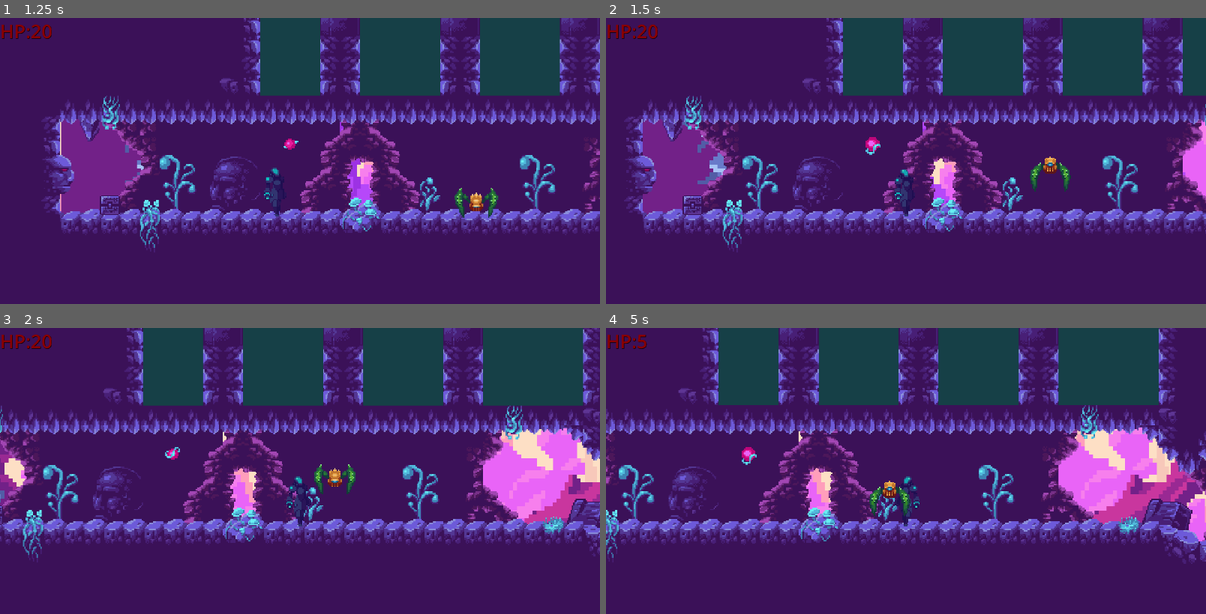
Above: before the commit, frames 1-4 (two rows, left to right).
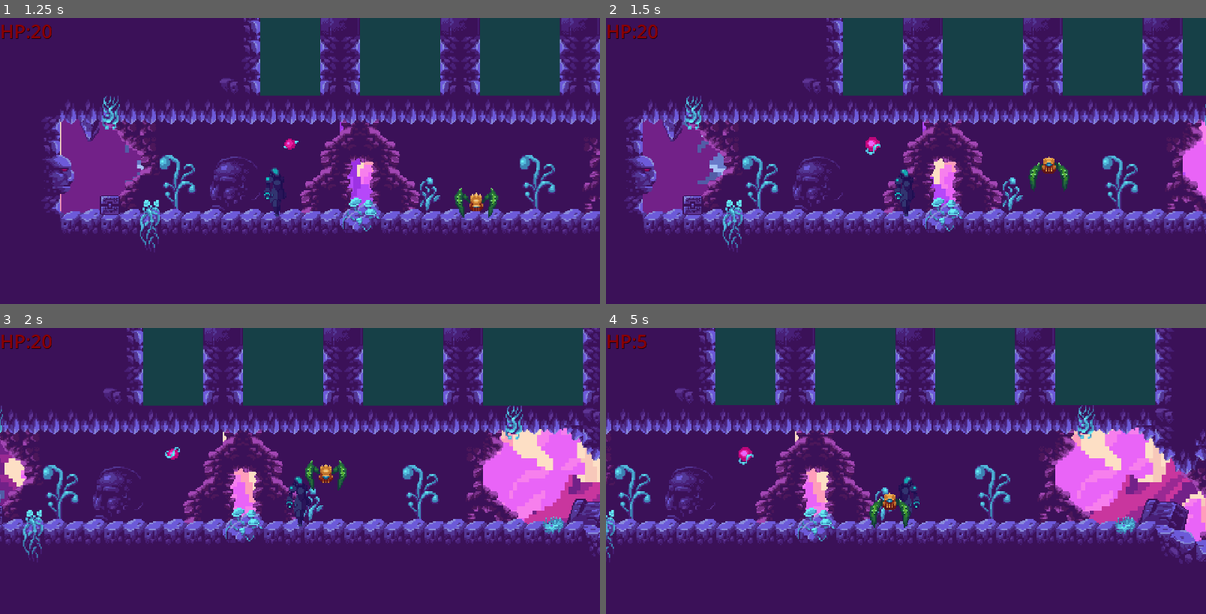
Above: after the commit, the same moments.

Repository: Phlegmlee/Astroshift
Game: Godot game, scene res://Levels/Level_1_Normal.tscn
Two runs of this game, one before a commit and one after it. Both use one fixed random seed, a clock stepped at 60 frames per second and the inputs below. Sound files missing from this copy of the repository are replaced by a short silence.
Inputs (mouse positions are in pixels of both pictures, inside the frame that each line leads up to):
- Up to frame 1 (1.25 s): move the mouse to (432, 169) at 0.52 s; hold Right (player_right) from 0.53 s (still down); click (432, 169) at 0.6 s; tap W (player_jump) at 0.77 s
- Up to frame 2 (1.5 s): keep holding Right (player_right); move the mouse to (786, 203) at 1.27 s; click (786, 203) at 1.35 s
- Up to frame 3 (2 s): keep holding Right (player_right); tap W (player_jump) at 1.52 s
- Up to frame 4 (5 s): move the mouse to (966, 422) at 2.02 s; release Right (player_right) at 2.03 s; hold Left (player_left) 2.03-2.78 s; click (966, 422) at 2.1 s; move the mouse to (876, 562) at 2.77 s; hold Right (player_right) 2.78-4.28 s; click (876, 562) at 2.85 s; tap W (player_jump) at 3.02, 3.77, 4.52 s; move the mouse to (1086, 548) at 3.52 s; click (1086, 548) at 3.6 s; move the mouse to (726, 445) at 4.27 s; hold Left (player_left) from 4.28 s (still down); click (726, 445) at 4.35 s

Frame 1 is identical in both runs. In frame 2, 0.3% of the frame differs, in the area x 70-78%, y 48-61%; in frame 3, 0.6%; in frame 4, 20%, in the area x 0-100%, y 0-83%.
Error before the commit: Invalid assignment of property or key 'active' with value of type 'bool' on a base object of type 'null instance'. (res://Player/Player_Script.gd:20)

Commit message:
Sound Update 10
Final sound update, just using nodes for all the sound.

Diff:
--- /dev/null
+++ b/Audio/BUSES.tres
@@ -0,0 +1,68 @@
+[gd_resource type="AudioBusLayout" load_steps=6 format=3 uid="uid://ck0mqwdekupca"]
+
+[sub_resource type="AudioEffectPhaser" id="AudioEffectPhaser_0jn15"]
+resource_name = "Phaser"
+depth = 0.1
+
+[sub_resource type="AudioEffectPitchShift" id="AudioEffectPitchShift_bdls4"]
+resource_name = "PitchShift"
+pitch_scale = 0.5
+
+[sub_resource type="AudioEffectPitchShift" id="AudioEffectPitchShift_ss6fo"]
+resource_name = "PitchShift"
+pitch_scale = 5.0
+
+[sub_resource type="AudioEffectDistortion" id="AudioEffectDistortion_liqre"]
+resource_name = "Distortion"
+drive = 0.3
+
+[sub_resource type="AudioEffectReverb" id="AudioEffectReverb_22rtd"]
+resource_name = "Reverb"
+room_size = 0.1
+damping = 0.1
+spread = 0.2
+dry = 0.0
+wet = 0.8
+
+[resource]
+bus/0/volume_db = -0.328256
+bus/1/name = &"Robot"
+bus/1/solo = false
+bus/1/mute = false
+bus/1/bypass_fx = false
+bus/1/volume_db = -2.01475
+bus/1/send = &"Master"
+bus/1/effect/0/effect = SubResource("AudioEffectPhaser_0jn15")
+bus/1/effect/0/enabled = true
+bus/1/effect/1/effect = SubResource("AudioEffectPitchShift_bdls4")
+bus/1/effect/1/enabled = true
+bus/1/effect/2/effect = SubResource("AudioEffectPitchShift_ss6fo")
+bus/1/effect/2/enabled = true
+bus/1/effect/3/effect = SubResource("AudioEffectDistortion_liqre")
+bus/1/effect/3/enabled = true
+bus/1/effect/4/effect = SubResource("AudioEffectReverb_22rtd")
+bus/1/effect/4/enabled = true
+bus/2/name = &"Mobs"
+bus/2/solo = false
+bus/2/mute = false
+bus/2/bypass_fx = false
+bus/2/volume_db = -2.01475
+bus/2/send = &"Master"
+bus/3/name = &"Music"
+bus/3/solo = false
+bus/3/mute = false
+bus/3/bypass_fx = false
+bus/3/volume_db = -4.77114
+bus/3/send = &"Master"
+bus/4/name = &"Combat"
+bus/4/solo = false
+bus/4/mute = false
+bus/4/bypass_fx = false
+bus/4/volume_db = -2.41249
+bus/4/send = &"Master"
+bus/5/name = &"Objects"
+bus/5/solo = false
+bus/5/mute = false
+bus/5/bypass_fx = false
+bus/5/volume_db = -9.84691
+bus/5/send = &"Master"
--- a/Autoloads/MusicController.tscn
+++ b/Autoloads/MusicController.tscn
@@ -7,5 +7,6 @@
 
 [node name="Music" type="AudioStreamPlayer" parent="."]
 volume_db = -5.0
+bus = &"Music"
 
 [connection signal="finished" from="Music" to="." method="_on_music_finished"]
--- a/Enemies/crab.gd
+++ b/Enemies/crab.gd
@@ -1,8 +1,8 @@
 extends CharacterBody2D
 
 # Unique Mob Attributes
-var mobHealth = 2
-var SPEED = 75
+var mobHealth = 3
+var SPEED = 60
 var mobDamage = 3
 
 # SFX array variables
@@ -35,7 +35,7 @@
 
 func _on_player_detection_body_entered(body):
 	if body.name == "Player":
-		$SFX.play()
+		$talk.play()
 		chase = true
 
 func _on_player_detection_body_exited(body):
@@ -48,10 +48,13 @@
 
 func _on_attack_hitbox_body_entered(body):
 	if body.name == "Player":
+		$attack.play()
 		body.playerHealth -= mobDamage
 
 func mobHurt():
 	mobHealth -= Global.bulletDmg
+	$hurt.play()
+	print("Mob Hurt, Health = ", mobHealth)
 	if mobHealth <= 0:
 		death()
 
@@ -59,5 +62,7 @@
 	print("mob death")
 	chase = false
 	get_node("AnimatedSprite2D").play("Death")
+	$talk.play()
+	$die.play()
 	await get_node("AnimatedSprite2D").animation_finished
 	self.queue_free()
--- a/Enemies/crab.tscn
+++ b/Enemies/crab.tscn
@@ -15,6 +15,7 @@
 [ext_resource type="Texture2D" uid="uid://bmaoy2i6qyfpk" path="res://Assets/Sprite Sheets/enemies/crab-walk/crab-walk-3.png" id="13_pk8i5"]
 [ext_resource type="Texture2D" uid="uid://ck8qqxt8qe24r" path="res://Assets/Sprite Sheets/enemies/crab-walk/crab-walk-4.png" id="14_mjqrr"]
 [ext_resource type="AudioStream" uid="uid://d20itt7nor6p5" path="res://Assets/Audio/Effects/Enemies/Enemy.wav" id="15_bhguu"]
+[ext_resource type="AudioStream" uid="uid://lgruhykpjt1k" path="res://Assets/Audio/Effects/Combat/LIQImpt_Goo Splatter_09.wav" id="16_isy2h"]
 
 [sub_resource type="CapsuleShape2D" id="CapsuleShape2D_76lk6"]
 radius = 8.0
@@ -120,12 +121,30 @@
 autoplay = "Idle"
 metadata/_edit_lock_ = true
 
-[node name="SFX" type="AudioStreamPlayer2D" parent="."]
+[node name="talk" type="AudioStreamPlayer2D" parent="."]
 stream = ExtResource("15_bhguu")
-volume_db = -5.0
 pitch_scale = 0.3
-max_distance = 250.0
+max_distance = 600.0
 attenuation = 2.0
+bus = &"Mobs"
+
+[node name="attack" type="AudioStreamPlayer2D" parent="."]
+stream = ExtResource("15_bhguu")
+pitch_scale = 1.5
+max_distance = 100.0
+bus = &"Mobs"
+
+[node name="die" type="AudioStreamPlayer2D" parent="."]
+stream = ExtResource("16_isy2h")
+pitch_scale = 0.5
+attenuation = 2.0
+bus = &"Mobs"
+
+[node name="hurt" type="AudioStreamPlayer2D" parent="."]
+stream = ExtResource("15_bhguu")
+pitch_scale = 3.0
+attenuation = 2.0
+bus = &"Mobs"
 
 [connection signal="body_entered" from="PlayerDetection" to="." method="_on_player_detection_body_entered"]
 [connection signal="body_exited" from="PlayerDetection" to="." method="_on_player_detection_body_exited"]
--- a/Enemies/jumper.gd
+++ b/Enemies/jumper.gd
@@ -1,7 +1,7 @@
 extends CharacterBody2D
 
 var mobHealth = 2
-const SPEED = 70
+const SPEED = 80
 const JUMP_VELOCITY = -200
 const mobDamage = 5
 var gravity = 300
@@ -34,10 +34,12 @@
 
 func _on_attack_hitbox_body_entered(body):
 	if body.name == "Player":
+		$talk.play()
 		body.playerHealth -= mobDamage
 
 func mobHurt():
 	mobHealth -= Global.bulletDmg
+	$hurt.play()
 	if mobHealth <= 0:
 		death()
 
@@ -45,6 +47,7 @@
 	print("mob death")
 	chase = false
 	get_node("AnimatedSprite2D").play("Death")
+	$die.play()
 	await get_node("AnimatedSprite2D").animation_finished
 	self.queue_free()
 
@@ -57,7 +60,7 @@
 		print("JUMP")
 		velocity.y = JUMP_VELOCITY
 		get_node("AnimatedSprite2D").play("Move")
-		$SFX.play()
+		$attack.play()
 	elif chase == true and velocity.y <= 0:
 		velocity.x = direction.x * SPEED
 	else:
--- a/Enemies/jumper.tscn
+++ b/Enemies/jumper.tscn
@@ -12,6 +12,7 @@
 [ext_resource type="Texture2D" uid="uid://lii3bf4pkyf3" path="res://Assets/Sprite Sheets/enemies/jumper-idle/jumper-idle-4.png" id="10_7phy3"]
 [ext_resource type="Texture2D" uid="uid://c57yfetv4vjer" path="res://Assets/Sprite Sheets/enemies/jumper-jump/jumper-jump.png" id="11_ar8bq"]
 [ext_resource type="AudioStream" uid="uid://d20itt7nor6p5" path="res://Assets/Audio/Effects/Enemies/Enemy.wav" id="12_l5n7a"]
+[ext_resource type="AudioStream" uid="uid://lgruhykpjt1k" path="res://Assets/Audio/Effects/Combat/LIQImpt_Goo Splatter_09.wav" id="13_s0oem"]
 
 [sub_resource type="CapsuleShape2D" id="CapsuleShape2D_76lk6"]
 radius = 6.0
@@ -113,11 +114,28 @@
 wait_time = 2.0
 autostart = true
 
-[node name="SFX" type="AudioStreamPlayer2D" parent="."]
+[node name="talk" type="AudioStreamPlayer2D" parent="."]
 stream = ExtResource("12_l5n7a")
-volume_db = -5.0
-max_distance = 250.0
+max_distance = 300.0
+bus = &"Mobs"
+
+[node name="attack" type="AudioStreamPlayer2D" parent="."]
+stream = ExtResource("12_l5n7a")
+pitch_scale = 0.8
+max_distance = 300.0
 attenuation = 2.0
+bus = &"Mobs"
+
+[node name="die" type="AudioStreamPlayer2D" parent="."]
+stream = ExtResource("13_s0oem")
+pitch_scale = 0.5
+bus = &"Mobs"
+
+[node name="hurt" type="AudioStreamPlayer2D" parent="."]
+stream = ExtResource("12_l5n7a")
+pitch_scale = 3.0
+attenuation = 2.0
+bus = &"Mobs"
 
 [connection signal="body_entered" from="PlayerDetection" to="." method="_on_player_detection_body_entered"]
 [connection signal="body_exited" from="PlayerDetection" to="." method="_on_player_detection_body_exited"]
--- a/Enemies/squid.gd
+++ b/Enemies/squid.gd
@@ -30,6 +30,7 @@
 
 func _on_player_detection_body_entered(body):
 	if body.name == "Player":
+		$talk.play()
 		chase = true
 
 func _on_player_detection_body_exited(body):
@@ -42,10 +43,12 @@
 
 func _on_attack_hitbox_body_entered(body):
 	if body.name == "Player":
+		$attack.play()
 		body.playerHealth -= mobDamage
 
 func mobHurt():
 	mobHealth -= Global.bulletDmg
+	$hurt.play()
 	if mobHealth <= 0:
 		death()
 
@@ -53,5 +56,6 @@
 	print("mob death")
 	chase = false
 	get_node("AnimatedSprite2D").play("Death")
+	$die.play()
 	await get_node("AnimatedSprite2D").animation_finished
 	self.queue_free()
--- a/Enemies/squid.tscn
+++ b/Enemies/squid.tscn
@@ -10,6 +10,8 @@
 [ext_resource type="Texture2D" uid="uid://b71jbgti84ip3" path="res://Assets/Sprite Sheets/enemies/octopus/octopus-2.png" id="8_kyns1"]
 [ext_resource type="Texture2D" uid="uid://b3r5as5scg6dh" path="res://Assets/Sprite Sheets/enemies/octopus/octopus-3.png" id="9_gnppt"]
 [ext_resource type="Texture2D" uid="uid://cmm1q8l4wt85n" path="res://Assets/Sprite Sheets/enemies/octopus/octopus-4.png" id="10_6mmvf"]
+[ext_resource type="AudioStream" uid="uid://d20itt7nor6p5" path="res://Assets/Audio/Effects/Enemies/Enemy.wav" id="11_gijns"]
+[ext_resource type="AudioStream" uid="uid://lgruhykpjt1k" path="res://Assets/Audio/Effects/Combat/LIQImpt_Goo Splatter_09.wav" id="12_61cn8"]
 
 [sub_resource type="CapsuleShape2D" id="CapsuleShape2D_76lk6"]
 radius = 5.0
@@ -114,6 +116,30 @@
 autoplay = "Idle"
 metadata/_edit_lock_ = true
 
+[node name="talk" type="AudioStreamPlayer2D" parent="."]
+stream = ExtResource("11_gijns")
+pitch_scale = 2.0
+max_distance = 300.0
+attenuation = 2.0
+bus = &"Mobs"
+
+[node name="attack" type="AudioStreamPlayer2D" parent="."]
+stream = ExtResource("11_gijns")
+max_distance = 100.0
+attenuation = 2.0
+bus = &"Mobs"
+
+[node name="die" type="AudioStreamPlayer2D" parent="."]
+stream = ExtResource("12_61cn8")
+pitch_scale = 0.5
+bus = &"Mobs"
+
+[node name="hurt" type="AudioStreamPlayer2D" parent="."]
+stream = ExtResource("11_gijns")
+pitch_scale = 3.0
+attenuation = 2.0
+bus = &"Mobs"
+
 [connection signal="body_entered" from="PlayerDetection" to="." method="_on_player_detection_body_entered"]
 [connection signal="body_exited" from="PlayerDetection" to="." method="_on_player_detection_body_exited"]
 [connection signal="body_entered" from="DamageHitbox" to="." method="_on_damage_hitbox_body_entered"]
--- a/Levels/Level_1_Normal.gd
+++ b/Levels/Level_1_Normal.gd
@@ -2,4 +2,4 @@
 
 # Called when the node enters the scene tree for the first time.
 func _ready():
-	Music.play_music(Music.levelOne, 0, -20, 1)
+	Music.play_music(Music.levelOne, 0, -10, 1)
--- a/Player/Bullet.tscn
+++ b/Player/Bullet.tscn
@@ -75,13 +75,13 @@
 
 [node name="Impact" type="AudioStreamPlayer2D" parent="."]
 stream = ExtResource("9_apmjk")
-volume_db = -10.0
 pitch_scale = 1.5
 attenuation = 5.0
+bus = &"Combat"
 
 [node name="Flesh" type="AudioStreamPlayer2D" parent="."]
 stream = ExtResource("10_sigf4")
-volume_db = -15.0
 pitch_scale = 0.5
+bus = &"Combat"
 
 [connection signal="body_entered" from="Area2D" to="." method="_on_area_2d_body_entered"]
--- a/Player/Player.tscn
+++ b/Player/Player.tscn
@@ -585,9 +585,8 @@
 
 [node name="Astro" type="AnimatedSprite2D" parent="."]
 sprite_frames = SubResource("SpriteFrames_4pjmv")
-animation = &"BaseJump"
+animation = &"BaseDuck"
 autoplay = "BaseIdle"
-frame = 1
 metadata/_edit_lock_ = true
 
 [node name="ShootPosition" type="Node2D" parent="."]
@@ -595,10 +594,10 @@
 
 [node name="Shoot" type="AudioStreamPlayer2D" parent="."]
 stream = ExtResource("47_63by8")
-volume_db = -15.0
 pitch_scale = 0.5
+bus = &"Combat"
 
 [node name="Death" type="AudioStreamPlayer2D" parent="."]
 stream = ExtResource("48_78lf4")
-volume_db = -20.0
-bus = &"ROBOT"
+pitch_scale = 0.5
+bus = &"Robot"
--- a/Player/Player_Script.gd
+++ b/Player/Player_Script.gd
@@ -12,12 +12,11 @@
 var gravity = ProjectSettings.get_setting("physics/2d/default_gravity")
 
 # Animations and Asset Loading
-@onready var anim : AnimationTree = $AnimationTree
 const bulletLoad = preload("res://Player/Bullet.tscn")
 
 # Begin Body
 func _ready():
-	anim.active = true
+	pass
 
 func _process(_delta):
 	pass
@@ -91,7 +90,8 @@
 	print("Player Death")
 	$Death.play()
 	Global.powerup = false
+
+	#self.queue_free()
 	get_tree().change_scene_to_file("res://Levels/Level_1_Normal.tscn")
 
 	#await get_tree().create_timer(2).timeout
-	#self.queue_free()
--- a/Player/Powerup.tscn
+++ b/Player/Powerup.tscn
@@ -111,8 +111,8 @@
 
 [node name="Power" type="AudioStreamPlayer2D" parent="."]
 stream = ExtResource("9_vygm2")
-volume_db = -5.0
 pitch_scale = 0.7
 max_distance = 500.0
+bus = &"Objects"
 
 [connection signal="body_entered" from="." to="." method="_on_body_entered"]
--- a/Title Page/LevelSelect.tscn
+++ b/Title Page/LevelSelect.tscn
@@ -34,5 +34,15 @@
 tooltip_text = "Only available for the begining of each level for now."
 text = "Load Game"
 
+[node name="Back" type="Button" parent="."]
+layout_mode = 0
+offset_left = 25.0
+offset_top = 942.0
+offset_right = 382.0
+offset_bottom = 1055.0
+theme_override_font_sizes/font_size = 20
+text = "Back"
+
 [connection signal="pressed" from="New Game Button" to="." method="_on_new_game_button_pressed"]
 [connection signal="pressed" from="Load Game" to="." method="_on_load_game_pressed"]
+[connection signal="pressed" from="Back" to="." method="_on_back_pressed"]
--- a/Title Page/Level_Select.gd
+++ b/Title Page/Level_Select.gd
@@ -6,3 +6,7 @@
 
 func _on_load_game_pressed():
 	Utilities.loadGame()
+
+
+func _on_back_pressed():
+	get_tree().change_scene_to_file("res://Title Page/TilePage.tscn")
--- a/Title Page/Options_Page.gd
+++ b/Title Page/Options_Page.gd
@@ -2,4 +2,3 @@
 
 func _on_back_button_pressed():
 	get_tree().change_scene_to_file("res://Title Page/TilePage.tscn")
-	MusicController.musicPlaying = false
--- a/Title Page/Tile_Page.gd
+++ b/Title Page/Tile_Page.gd
@@ -1,8 +1,10 @@
 extends Control
 
 func _ready():
-	MusicController.play_music(0, -8.0, 0.5)
-	SFX.play_sfx(0, 1.5, 0.5, 1)
+	if Music.music.is_playing() == false:
+		Music.play_music(Music.menu, 0, -15, 0.95)
+	else:
+		pass
 
 func _on_play_button_pressed():
 	get_tree().change_scene_to_file("res://Title Page/LevelSelect.tscn")
--- a/project.godot
+++ b/project.godot
@@ -18,7 +18,7 @@
 
 [audio]
 
-buses/default_bus_layout=""
+buses/default_bus_layout="res://Audio/BUSES.tres"
 
 [autoload]
 
Not shown: 1 places in Enemies/crab.tscn that only renumber resources
Not shown: 1 places in Enemies/jumper.tscn that only renumber resources
Not shown: 1 places in Enemies/squid.tscn that only renumber resources
